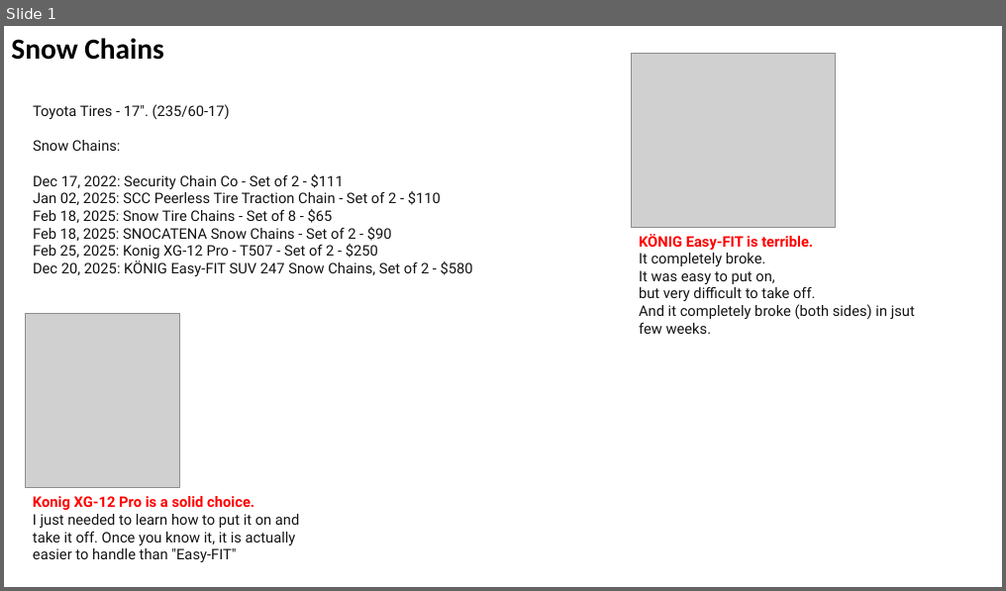
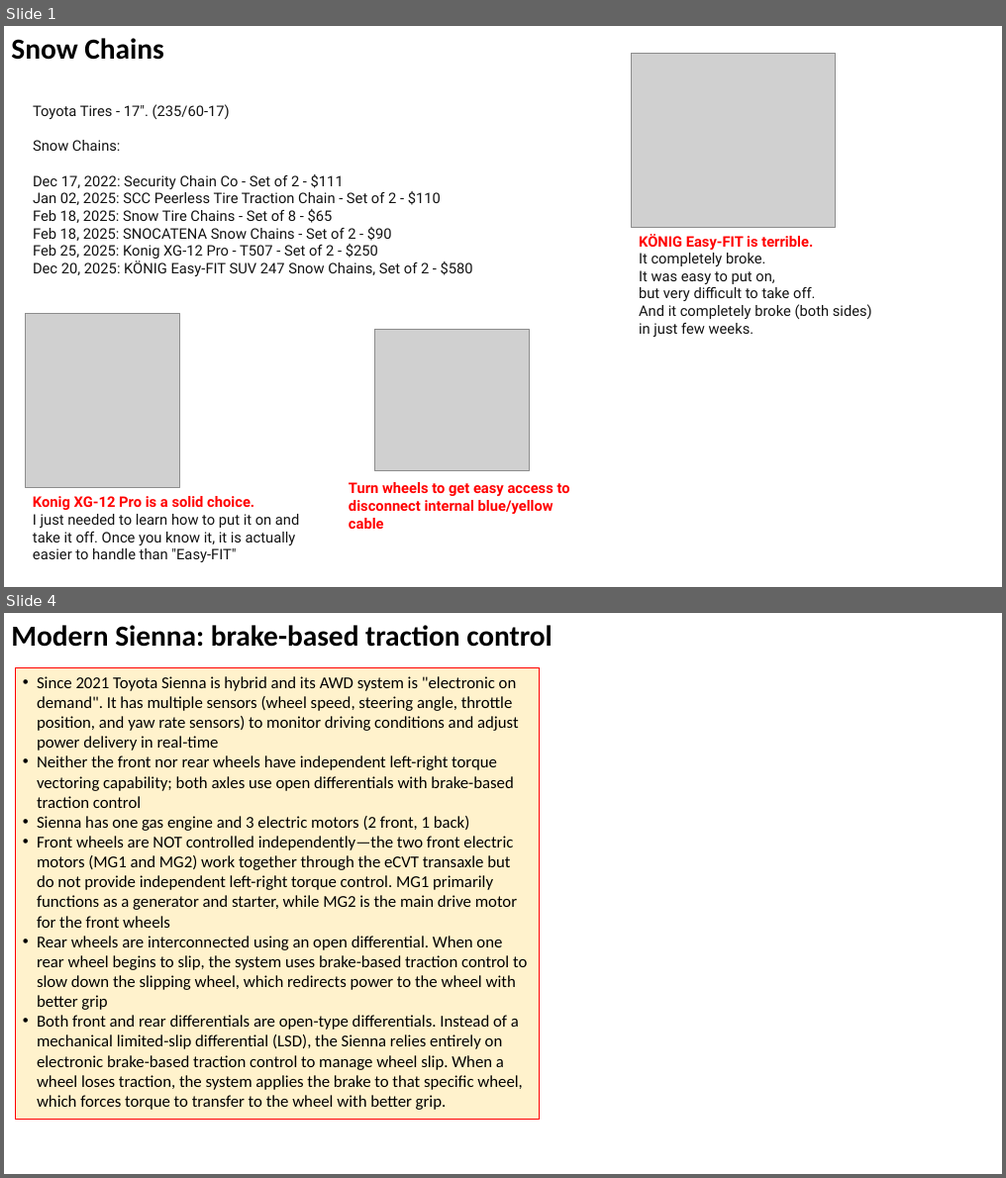
Before and after one commit to lselector/misc_farm, a slide deck: snow_chains.pptx. Shown one above the other, each under a label of ours: slide 1 before the commit, slides 1 and 4 after it; the slides between them are not shown. The pictures are 1006x591 and 1006x1178 pixels, drawn with LibreOffice and Linux fonts; fonts in the diff are those of the drawing; grey boxes stand for pictures. Boxes give left, top, right and bottom in pixels: in the first picture for what was removed or moved away, otherwise in the second. Text is boxed around its words. In the diff, an @@ line names an element or a change of style, - is before the commit and + after.

```diff
--- a/snow_chains.pptx
+++ b/snow_chains.pptx
@@ slide 4 added at box(4, 613, 1002, 1174), background #FFFFFF @@
@@ text added at box(11, 625, 552, 647), 28 pt, text #000000, bold @@
+Modern Sienna: brake-based traction control
@@ rectangle added at box(15, 668, 539, 1119), fill #FFF2CC, outline #FF0000 0.75 pt, 16 pt, text #000000 @@
+• Since 2021 Toyota Sienna is hybrid and its AWD system is "electronic on demand". It has multiple sensors (wheel speed, steering angle, throttle position, and yaw rate sensors) to monitor driving conditions and adjust power delivery in real-time
+• Neither the front nor rear wheels have independent left-right torque vectoring capability; both axles use open differentials with brake-based traction control
+• Sienna has one gas engine and 3 electric motors (2 front, 1 back)
+• Front wheels are NOT controlled independently—the two front electric motors (MG1 and MG2) work together through the eCVT transaxle but do not provide independent left-right torque control. MG1 primarily functions as a generator and starter, while MG2 is the main drive motor for the front wheels
+• Rear wheels are interconnected using an open differential. When one rear wheel begins to slip, the system uses brake-based traction control to slow down the slipping wheel, which redirects power to the wheel with better grip
+• Both front and rear differentials are open-type differentials. Instead of a mechanical limited-slip differential (LSD), the Sienna relies entirely on electronic brake-based traction control to manage wheel slip. When a wheel loses traction, the system applies the brake to that specific wheel, which forces torque to transfer to the wheel with better grip.
@@ slide 1 changed as well @@
@@ text at box(639, 304, 872, 337): text changed @@
-And it completely broke (both sides) in jsut few weeks.
+And it completely broke (both sides)
+in just few weeks.
@@ picture added at box(374, 330, 529, 472) @@
@@ text added at box(349, 482, 570, 529), 14 pt, text #FF0000, bold @@
+Turn wheels to get easy access to disconnect internal blue/yellow cable
```
Also in this commit, not shown: 2 other slides added.
